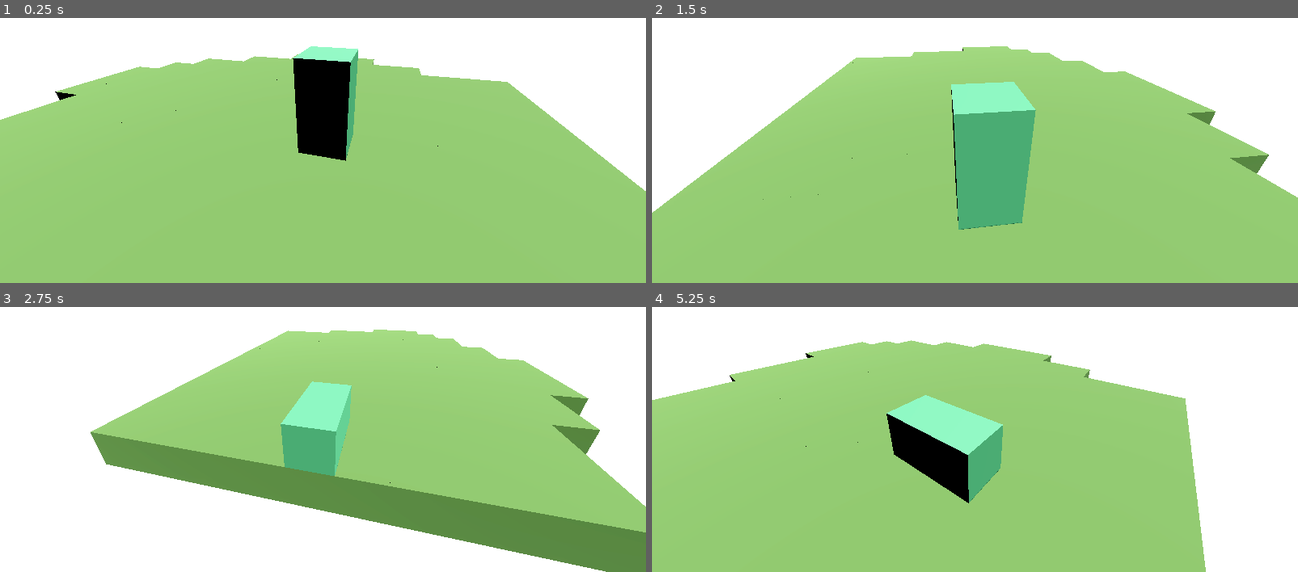
Above: before the commit, frames 1-4 (two rows, left to right).
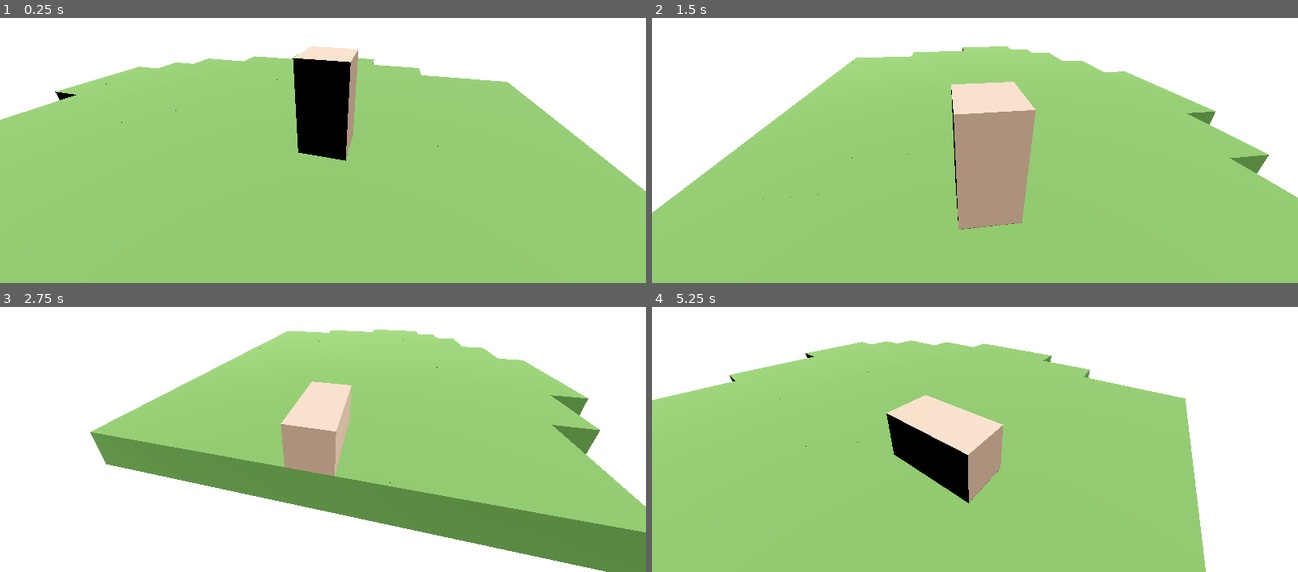
Above: after the commit, the same moments.

Repository: Mijak203/null-pointer
Game: Godot game, scene res://levels/level_test.tscn
The game is run twice, just before and just after one commit, with the same random seed, the same clock (stepped at 60 frames per second) and the same inputs.
Inputs:
- Up to frame 1 (0.25 s): no input
- Up to frame 2 (1.5 s): tap Enter (ui_accept) at 0.5, 0.77 s; hold Right (ui_right) 0.53-1.28 s; tap Q (camera_left) at 0.6 s; hold Down (ui_down) from 1.28 s (still down); tap E (camera_right) at 1.35 s
- Up to frame 3 (2.75 s): tap Enter (ui_accept) at 1.52 s; release Down (ui_down) at 2.03 s; hold Right (ui_right) from 2.03 s (still down); tap Q (camera_left) at 2.1 s
- Up to frame 4 (5.25 s): release Right (ui_right) at 2.78 s; hold Up (ui_up) 2.78-3.53 s; tap E (camera_right) at 2.85, 4.35 s; tap Enter (ui_accept) at 3.02, 3.77, 4.52 s; hold Left (ui_left) 3.53-5.03 s; tap Q (camera_left) at 3.6, 5.1 s; hold Down (ui_down) from 5.03 s (still down)

The runs differ from the first frame. In frame 1, 0.8% of the frame differs, in the area x 45-56%, y 10-53%; in frame 2, 6.1%, in the area x 46-60%, y 24-80%; in frame 3, 3.0%; in frame 4, 2.8%.

Commit message:
Repaired cube shader and GameManager levels tab

Diff:
--- a/autoload/GameManager.gd
+++ b/autoload/GameManager.gd
@@ -2,8 +2,7 @@
 
 # A list of all level scenes
 var levels = [
-	"res://scenes/world.tscn",
-	"res://scenes/world_2.tscn"
+	"res://levels/level_test.tscn"
 ]
 
 # Stores which level is currently loaded
--- a/entities/player/cube.tscn
+++ b/entities/player/cube.tscn
@@ -1,16 +1,19 @@
-[gd_scene load_steps=6 format=3 uid="uid://di70uixp7o0gy"]
+[gd_scene load_steps=7 format=3 uid="uid://di70uixp7o0gy"]
 
 [ext_resource type="Script" uid="uid://psd1r2x4jhpm" path="res://entities/player/cube.gd" id="1_n4yxs"]
 [ext_resource type="Shader" uid="uid://dmxkdm3ajw3ug" path="res://entities/player/teleport.gdshader" id="2_lyv4h"]
 
+[sub_resource type="NoiseTexture2D" id="NoiseTexture2D_lyv4h"]
+
 [sub_resource type="ShaderMaterial" id="ShaderMaterial_i7q2r"]
 render_priority = 0
 shader = ExtResource("2_lyv4h")
-shader_parameter/albedo = Color(0.46, 1, 0.67, 1)
+shader_parameter/albedo = Color(1, 0.83668566, 0.71841645, 1)
 shader_parameter/roughness = 0.5
+shader_parameter/noise_texture = SubResource("NoiseTexture2D_lyv4h")
 shader_parameter/progress = 0.0
 shader_parameter/edge_width = 0.1
-shader_parameter/emission_color = Color(0, 0.8, 1, 1)
+shader_parameter/emission_color = Color(2.9841065e-06, 0.6463917, 0.81045955, 1)
 shader_parameter/emission_strength = 5.0
 
 [sub_resource type="BoxMesh" id="BoxMesh_5rbgv"]
